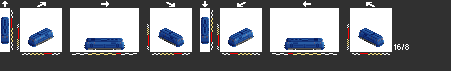
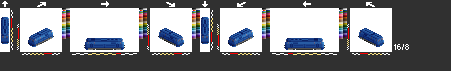
Layer changes from the first 451 x 71 image to the second:
painted on "mz2" over [62, 8, 347, 39]
